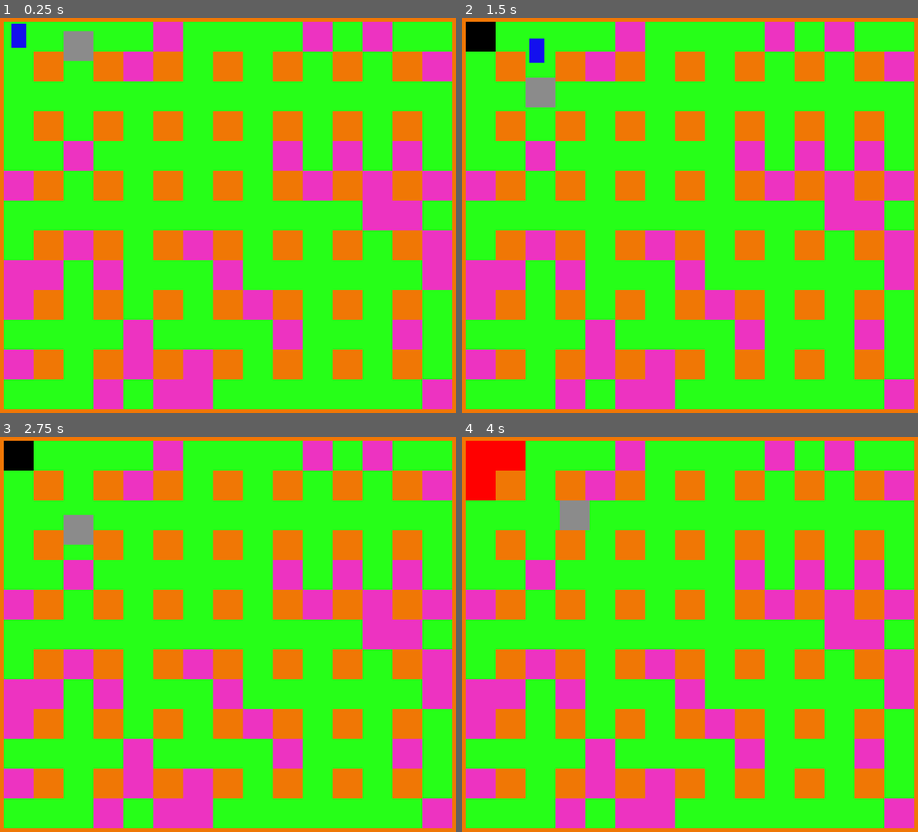
Above: before the commit, frames 1-4 (two rows, left to right).
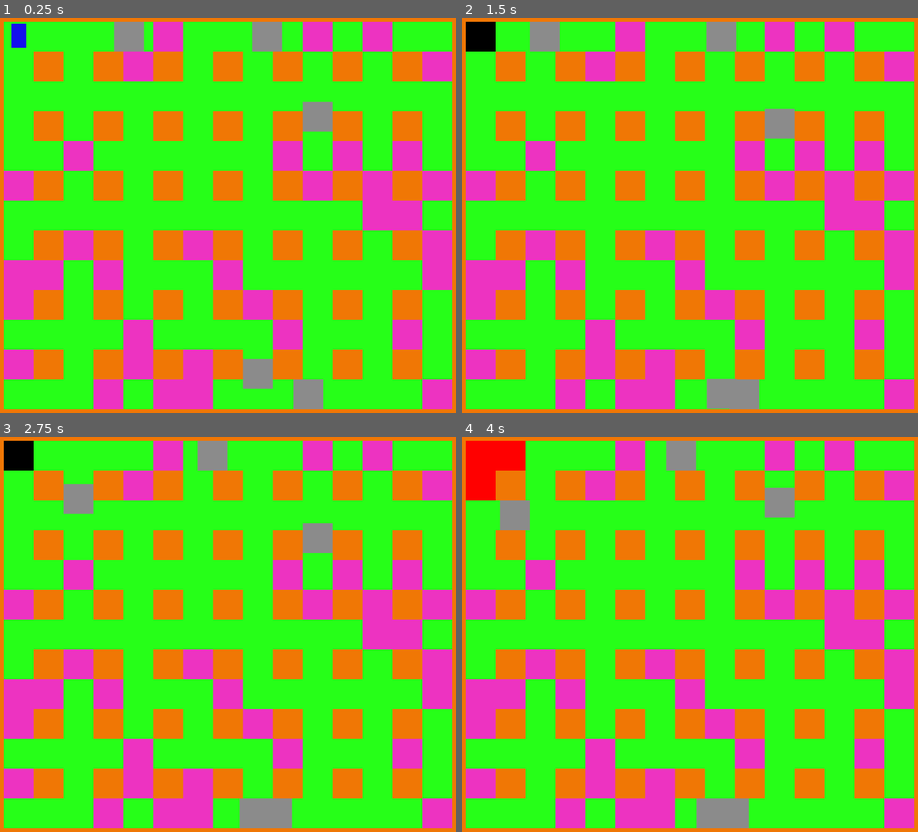
Above: after the commit, the same moments.

Repository: adrianofelix019/bomberman-clone
Game: Godot game, scene res://scenes/main_game.tscn
The game is run twice, just before and just after one commit, with the same random seed, the same clock (stepped at 60 frames per second) and the same inputs.
Inputs:
- Up to frame 1 (0.25 s): no input
- Up to frame 2 (1.5 s): hold Right (ui_right) 0.53-1.28 s; hold K (place_bomb) 0.53-1.28 s; hold Down (ui_down) from 1.28 s (still down); tap K (place_bomb) at 1.35 s
- Up to frame 3 (2.75 s): release Down (ui_down) at 2.03 s; hold Right (ui_right) from 2.03 s (still down); hold K (place_bomb) from 2.03 s (still down)
- Up to frame 4 (4 s): release Right (ui_right) at 2.78 s; release K (place_bomb) at 2.78 s; hold Up (ui_up) 2.78-3.53 s; tap K (place_bomb) at 2.85 s; hold Left (ui_left) from 3.53 s (still down); hold K (place_bomb) from 3.53 s (still down)

The runs differ from the first frame. In frame 1, 3.0% of the frame differs, in the area x 13-73%, y 0-100%; in frame 2, 3.0%; in frame 3, 2.9%; in frame 4, 2.9%.

Commit message:
add multiple enemies

Diff:
--- a/scripts/enemy.gd
+++ b/scripts/enemy.gd
@@ -23,9 +23,11 @@
 	if global_position.distance_to(target_position) < 1.0:
 		current_cell = target_cell
 		choose_next_cell()
+
 	target_position = tile_map.to_global(
 		tile_map.map_to_local(target_cell)
 	)
+
 	var direction := global_position.direction_to(target_position)
 	velocity = direction * SPEED
 	move_and_slide()
--- a/scripts/main_game.gd
+++ b/scripts/main_game.gd
@@ -2,8 +2,12 @@
 
 
 @onready var tile_map: TileMapLayer = $TileMapLayer
+var enemy_cells: Array[Vector2i] = []
+
 var bomber_guy_scene := preload("res://scenes/bomber_guy.tscn")
 var enemy_scene := preload("res://scenes/enemy.tscn")
+
+const ENEMY_COUNT := 5
 
 
 func _ready() -> void:
@@ -24,13 +28,41 @@
 
 
 func spawn_enemy() -> void:
-	var enemy: CharacterBody2D = enemy_scene.instantiate()
-	var random_cell := Vector2i(3, 1)
-	enemy.global_position = tile_map.to_global(
-		tile_map.map_to_local(random_cell)
-	)
+	for enemy_count in ENEMY_COUNT:
+		var enemy: CharacterBody2D = enemy_scene.instantiate()
+		var random_cell := get_random_free_cell()
 
-	var local_position := tile_map.map_to_local(random_cell)
-	var _global_position := tile_map.to_global(local_position)
+		enemy.global_position = tile_map.to_global(
+			tile_map.map_to_local(random_cell)
+		)
 
-	add_child(enemy)
+		var local_position := tile_map.map_to_local(random_cell)
+		var _global_position := tile_map.to_global(local_position)
+
+		add_child(enemy)
+
+
+func get_random_free_cell() -> Vector2i:
+	var used_rect = tile_map.get_used_rect()
+	var cell: Vector2i
+
+	while true:
+		var x := randi_range(
+			used_rect.position.x,
+			used_rect.end.x - 1
+		)
+
+		var y := randi_range(
+			used_rect.position.y,
+			used_rect.end.y - 1
+		)
+
+		cell = Vector2i(x, y)
+
+		if cell in enemy_cells:
+			continue
+
+		if tile_map.get_cell_source_id(cell) == 0:
+			break
+
+	return cell
